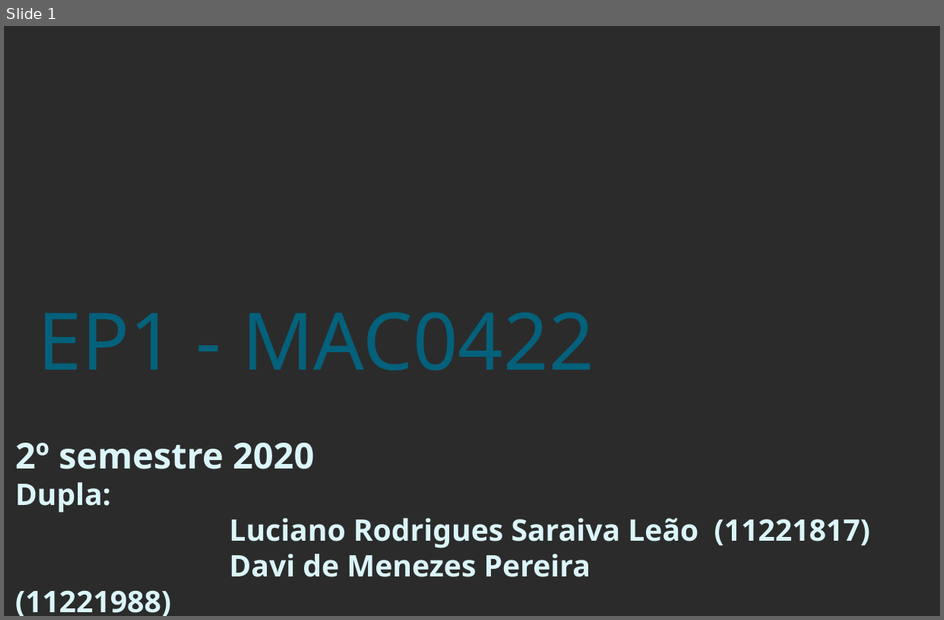
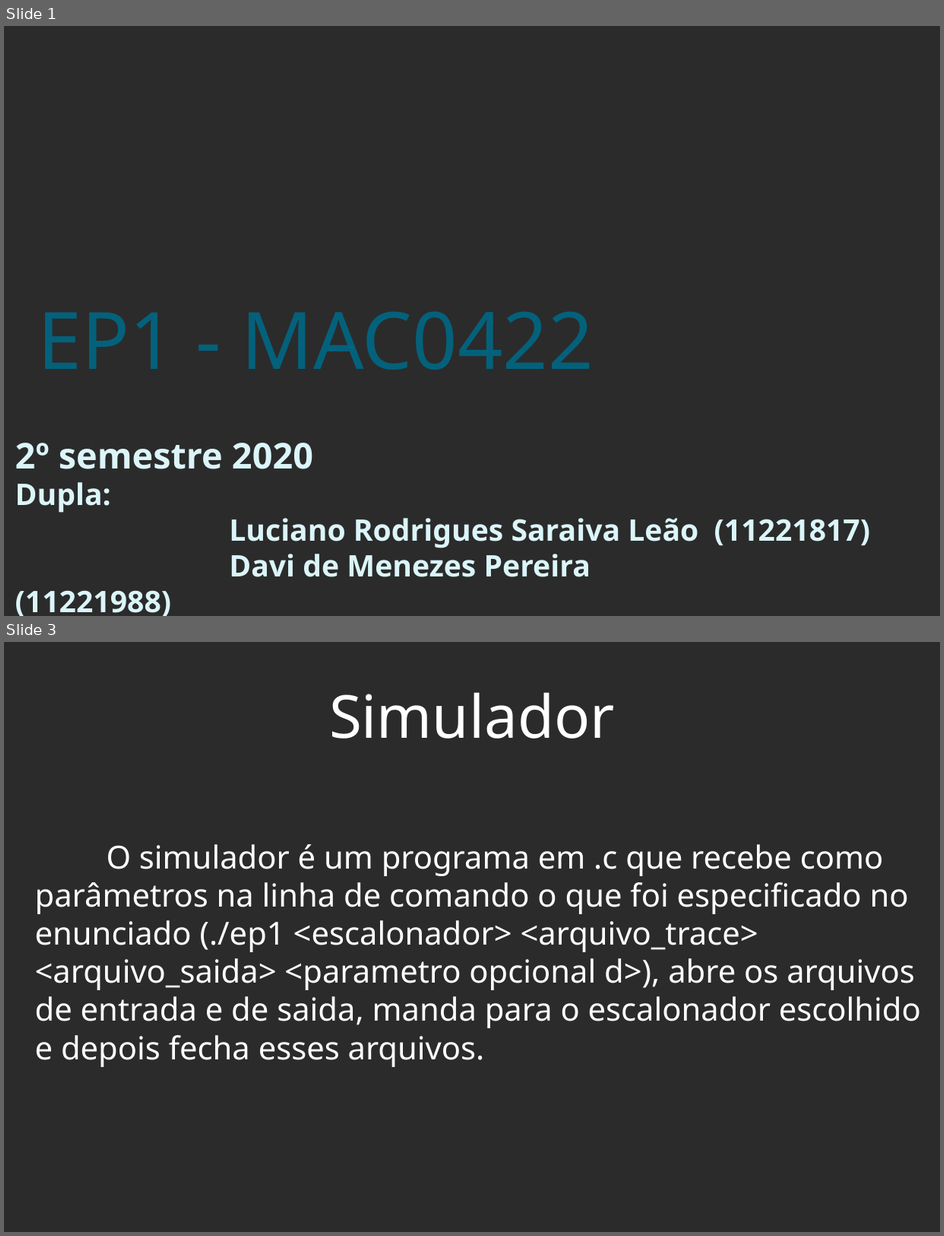
Before and after one commit to davimp/SistemasOperacionais, a slide deck: ep1/slides.odp. Shown one above the other, each under a label of ours: slide 1 before the commit, slides 1 and 3 after it; the slides between them are not shown. The pictures are 944x620 and 944x1236 pixels, drawn with LibreOffice and Linux fonts; fonts in the diff are those of the drawing; background and template pictures are left out; a plain dark background stands for a picture behind light text. Boxes give left, top, right and bottom in pixels: in the first picture for what was removed or moved away, otherwise in the second. Text is boxed around its words. In the diff, an @@ line names an element or a change of style, - is before the commit and + after.

```diff
--- a/ep1/slides.odp
+++ b/ep1/slides.odp
@@ slide 3 added at bbox=[4, 642, 940, 1232], background picture (left out) @@
@@ title added at bbox=[329, 692, 615, 739], 59.9 pt, text #FFFFFF @@
+Simulador
@@ text added at bbox=[35, 844, 921, 1067], 32 pt, text #FFFFFF @@
+O simulador é um programa em .c que recebe como parâmetros na linha de comando o que foi especificado no enunciado (./ep1 <escalonador> <arquivo_trace> <arquivo_saida> <parametro opcional d>), abre os arquivos de entrada e de saida, manda para o escalonador escolhido e depois fecha esses arquivos.
@@ slide 1 changed as well @@
@@ subtitle at bbox=[15, 442, 313, 469]: size 36 to 35.9 pt in "2º semestre 2020" @@
```
Also in this commit, not shown: 10 other slides added, 2 slides removed, 1 other file.
